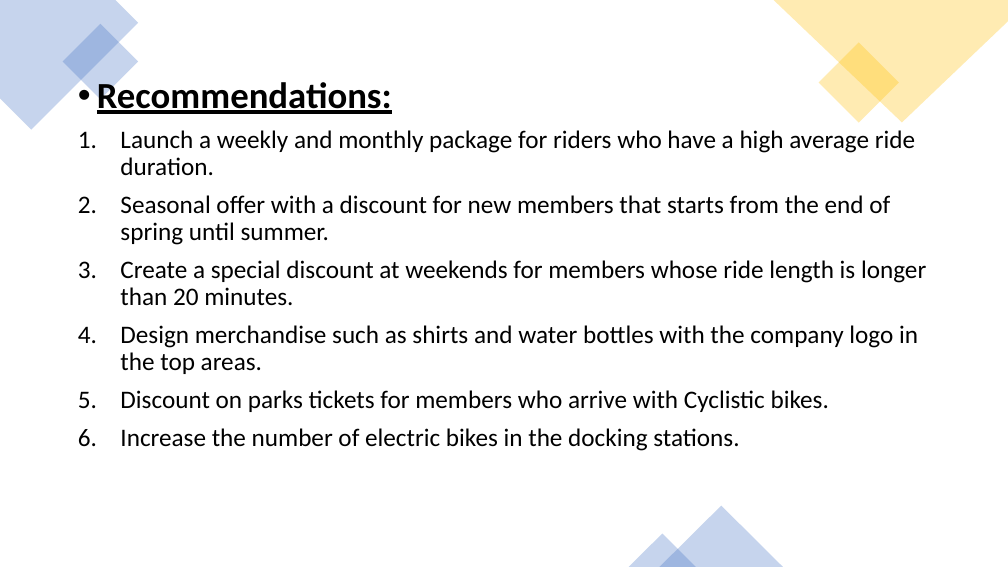
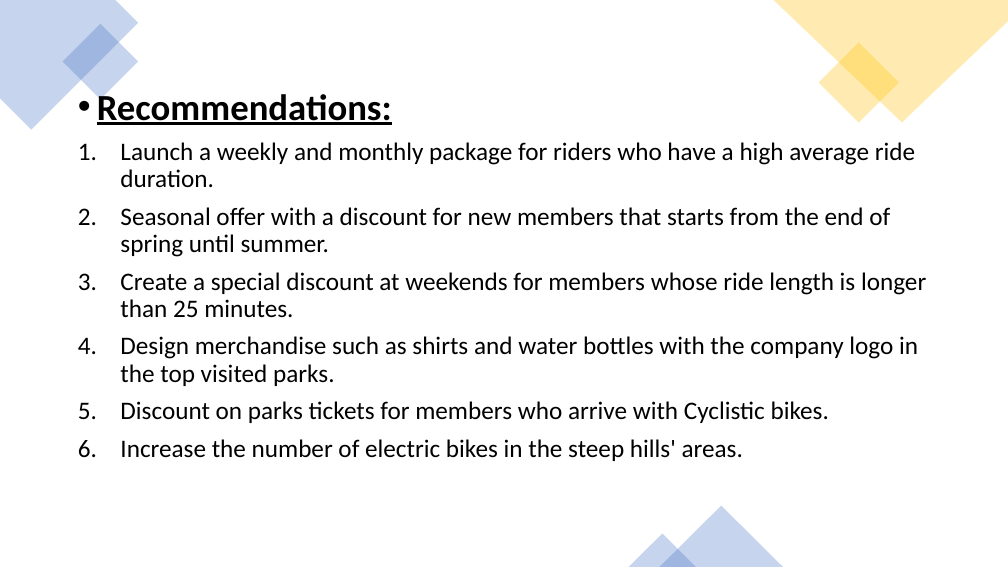
Before and after one commit to a7mdNasrr/Cyclistic-bike-share, a slide deck: slide 11 of Bike Share Presentation.pptx (slide 10 before the commit). Drawn at 1008x567 pixels with LibreOffice and Linux fonts; fonts in the diff are those of the drawing. Boxes give left, top, right and bottom in pixels: in the first picture for what was removed or moved away, otherwise in the second. Text is boxed around its words. In the diff, an @@ line names an element or a change of style, - is before the commit and + after.

```diff
--- a/Bike Share Presentation.pptx
+++ b/Bike Share Presentation.pptx
@@ text "Recommendations:": place and size @@
-text "Recommendations:" at (97, 77, 926, 451)
+text "Recommendations:" at (97, 89, 926, 461)
@@ text at (120, 272, 926, 386): text changed @@
-3. Create a special discount at weekends for members whose ride length is longer than 20 minutes.
-4. Design merchandise such as shirts and water bottles with the company logo in the top areas.
+3. Create a special discount at weekends for members whose ride length is longer than 25 minutes.
+4. Design merchandise such as shirts and water bottles with the company logo in the top visited parks.
@@ text at (120, 439, 743, 461): text changed @@
-6. Increase the number of electric bikes in the docking stations.
+6. Increase the number of electric bikes in the steep hills' areas.
```
Also in this commit, not shown: 9 other slides changed, 3 slides added, 2 other files.
